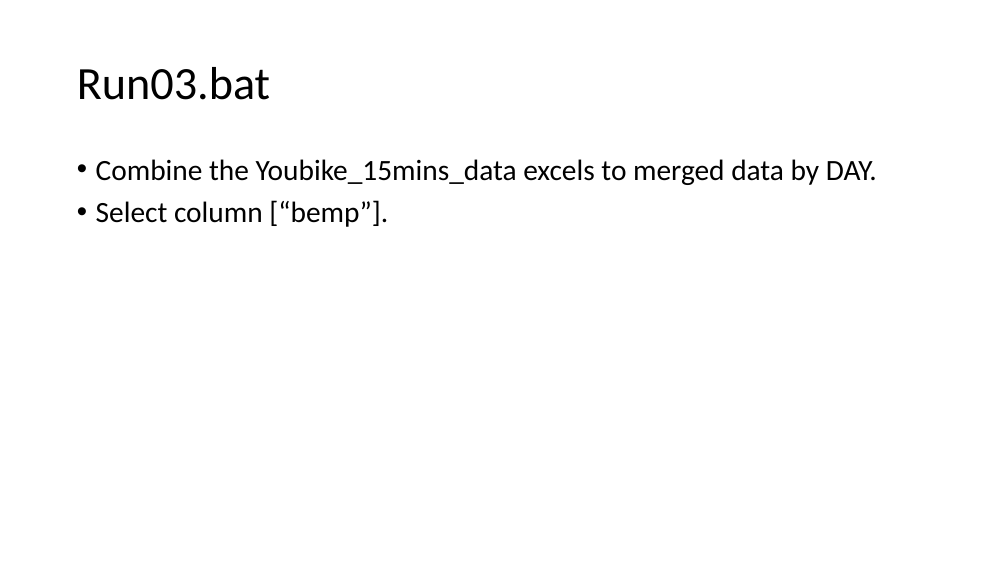
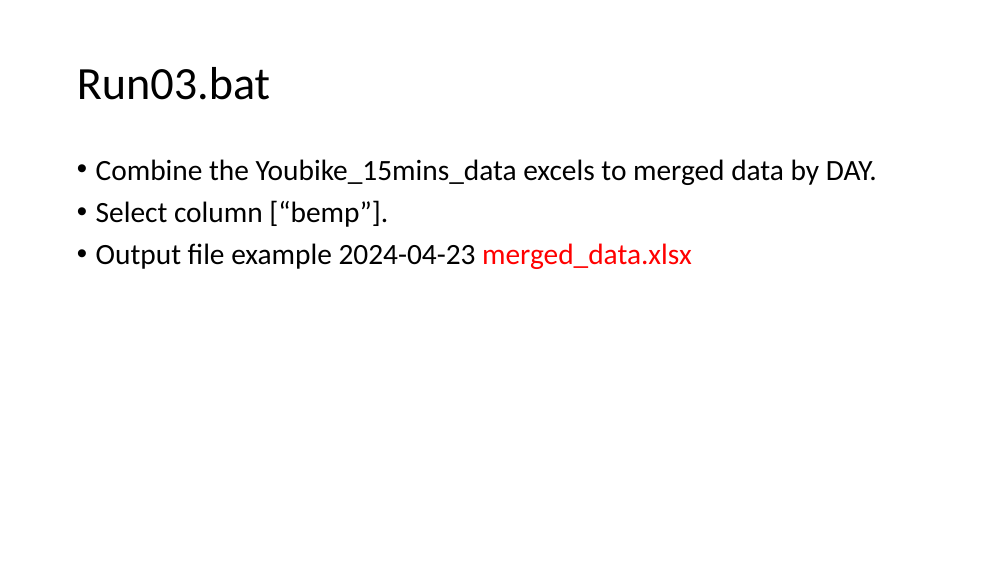
Before and after one commit to HSS107048212/ELEBC_Youbike, a slide deck: slide 8 of Work schedule.pptx (slide 6 before the commit). Drawn at 1008x567 pixels with LibreOffice and Linux fonts; fonts in the diff are those of the drawing. Boxes give left, top, right and bottom in pixels: in the first picture for what was removed or moved away, otherwise in the second. Text is boxed around its words. In the diff, an @@ line names an element or a change of style, - is before the commit and + after.

```diff
--- a/Work schedule.pptx
+++ b/Work schedule.pptx
@@ text at box(96, 243, 692, 269): paragraph added @@
+• Output file example 2024-04-23 merged_data.xlsx
```
Also in this commit, not shown: 1 other slide changed, 14 slides added, 5 other files.
